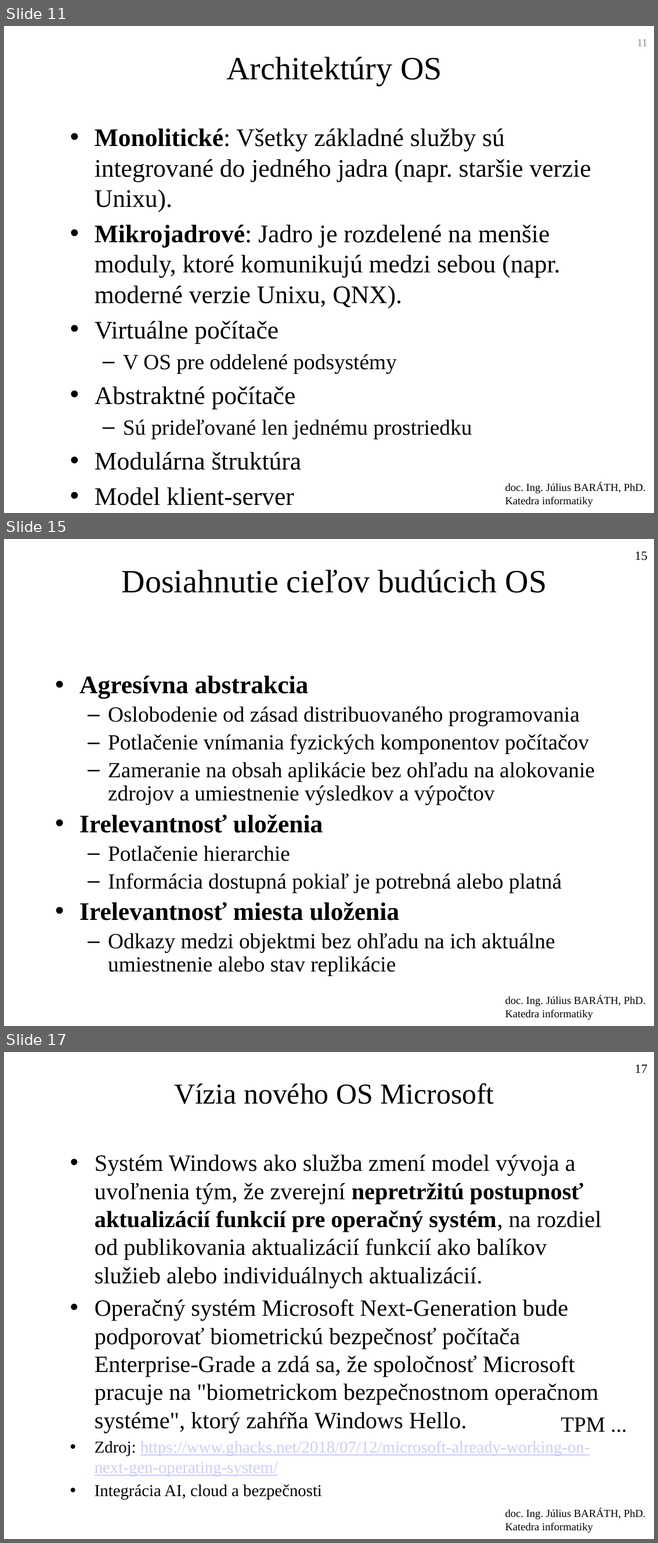
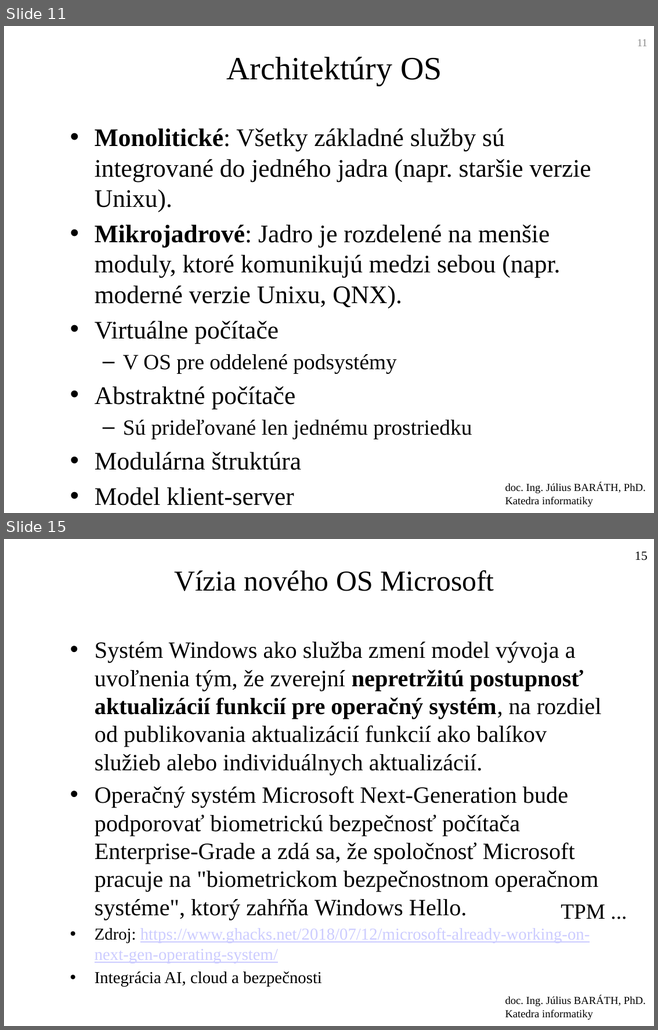
Before and after one commit to jb23lm87/OS-prednasky, a slide deck: OS 1 Úvod do OS.pptx. Shown one above the other, each under a label of ours: slides 11, 15 and 17 before the commit, slides 11 and 15 after it; the slides between them are not shown. The pictures are 658x1543 and 658x1030 pixels, drawn with LibreOffice and Linux fonts; fonts in the diff are those of the drawing. Boxes give left, top, right and bottom in pixels: in the first picture for what was removed or moved away, otherwise in the second. Text is boxed around its words. In the diff, an @@ line names an element or a change of style, - is before the commit and + after.

```diff
--- a/OS 1 Úvod do OS.pptx
+++ b/OS 1 Úvod do OS.pptx
@@ slide 15 removed at (x1=4, y1=539, x2=654, y2=1026), background #FFFFFF; not listed: 1 template element that a slide beside it also shows @@
@@ page number removed at (x1=634, y1=551, x2=647, y2=560) @@
-15
@@ title removed at (x1=122, y1=570, x2=547, y2=593) @@
-Dosiahnutie cieľov budúcich OS
@@ text removed at (x1=79, y1=675, x2=594, y2=976) @@
-• Agresívna abstrakcia
-  – Oslobodenie od zásad distribuovaného programovania
-  – Potlačenie vnímania fyzických komponentov počítačov
-  – Zameranie na obsah aplikácie bez ohľadu na alokovanie zdrojov a umiestnenie výsledkov a výpočtov
-• Irelevantnosť uloženia
-  – Potlačenie hierarchie
-  – Informácia dostupná pokiaľ je potrebná alebo platná
-• Irelevantnosť miesta uloženia
-  – Odkazy medzi objektmi bez ohľadu na ich aktuálne umiestnenie alebo stav replikácie
@@ what was slide 17 is now slide 15 @@
@@ page number at (x1=634, y1=551, x2=647, y2=560): text changed @@
-17
+15
```
Also in this commit, not shown: 1 slide changed, 2 slides added, 3 other slides removed.
